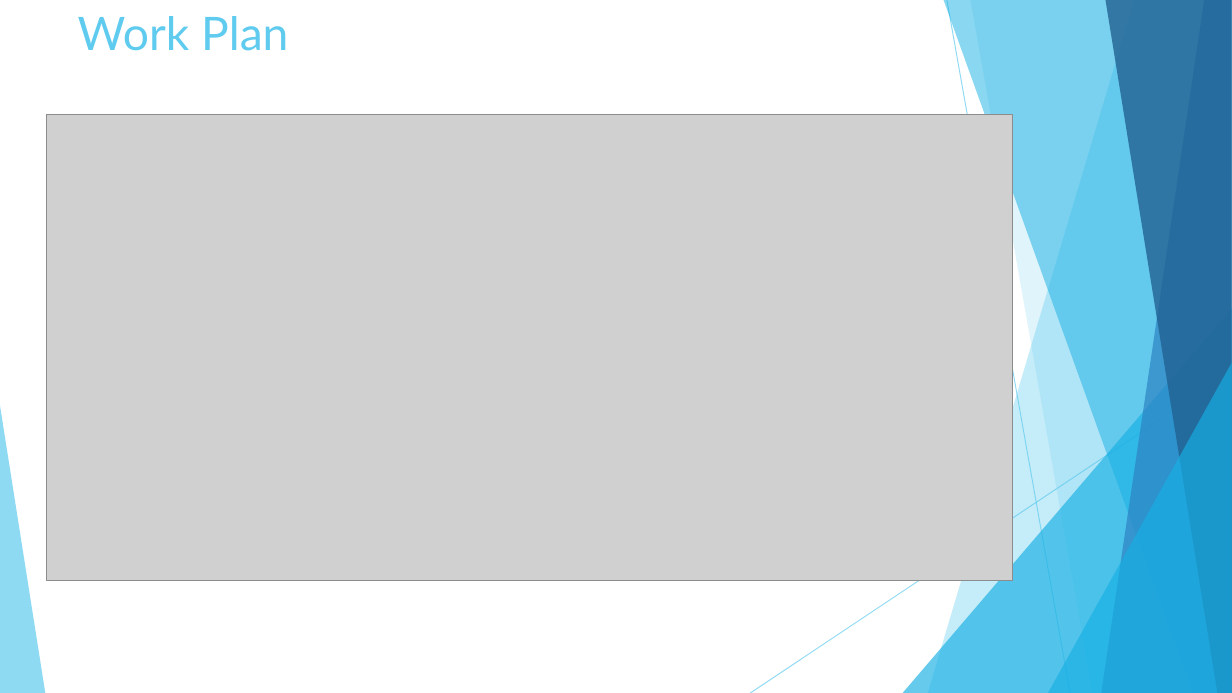
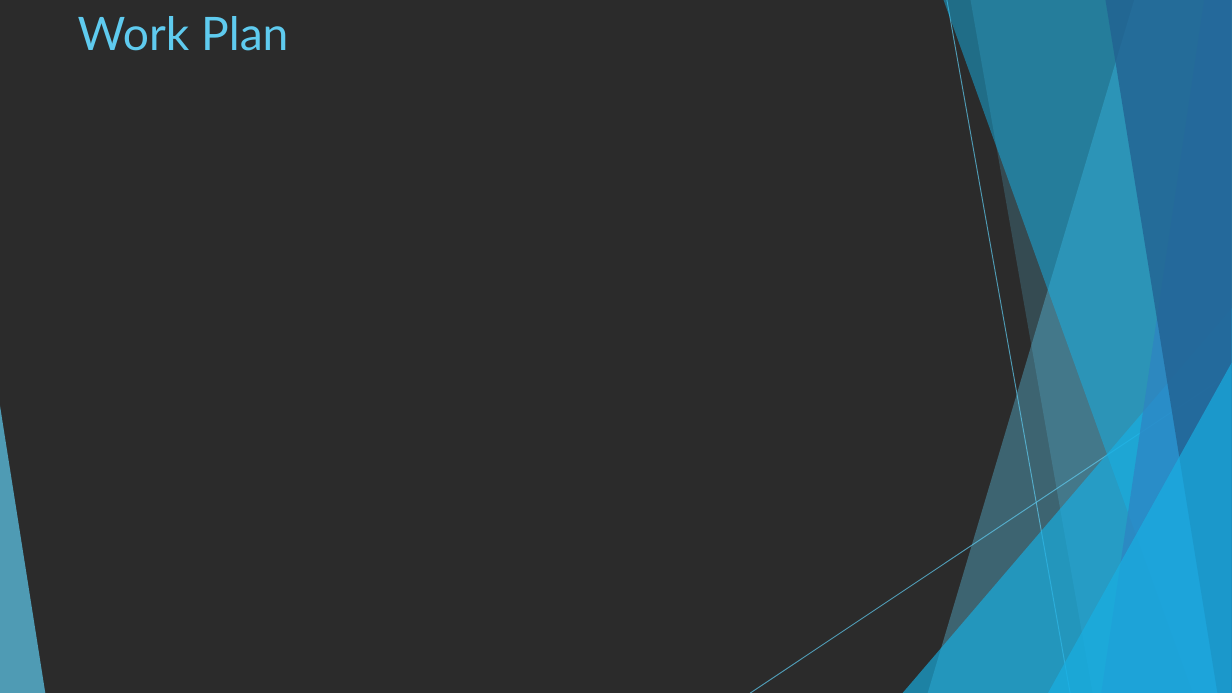
Before and after one commit to BonnWestCoast/Semantify.io-docs, a slide deck: slide 4 of 3architecture/Architecture.pptx. Drawn at 1232x693 pixels with LibreOffice and Linux fonts; fonts in the diff are those of the drawing; grey boxes stand for pictures; background and template pictures are left out; a plain dark background stands for a picture behind light text. Boxes give left, top, right and bottom in pixels: in the first picture for what was removed or moved away, otherwise in the second. Text is boxed around its words. In the diff, an @@ line names an element or a change of style, - is before the commit and + after.

```diff
--- a/3architecture/Architecture.pptx
+++ b/3architecture/Architecture.pptx
@@ background #FFFFFF to picture (left out) @@
@@ picture removed at [46,115,1012,580] @@
```
Also in this commit, not shown: 1 other slide changed, 1 other file.
